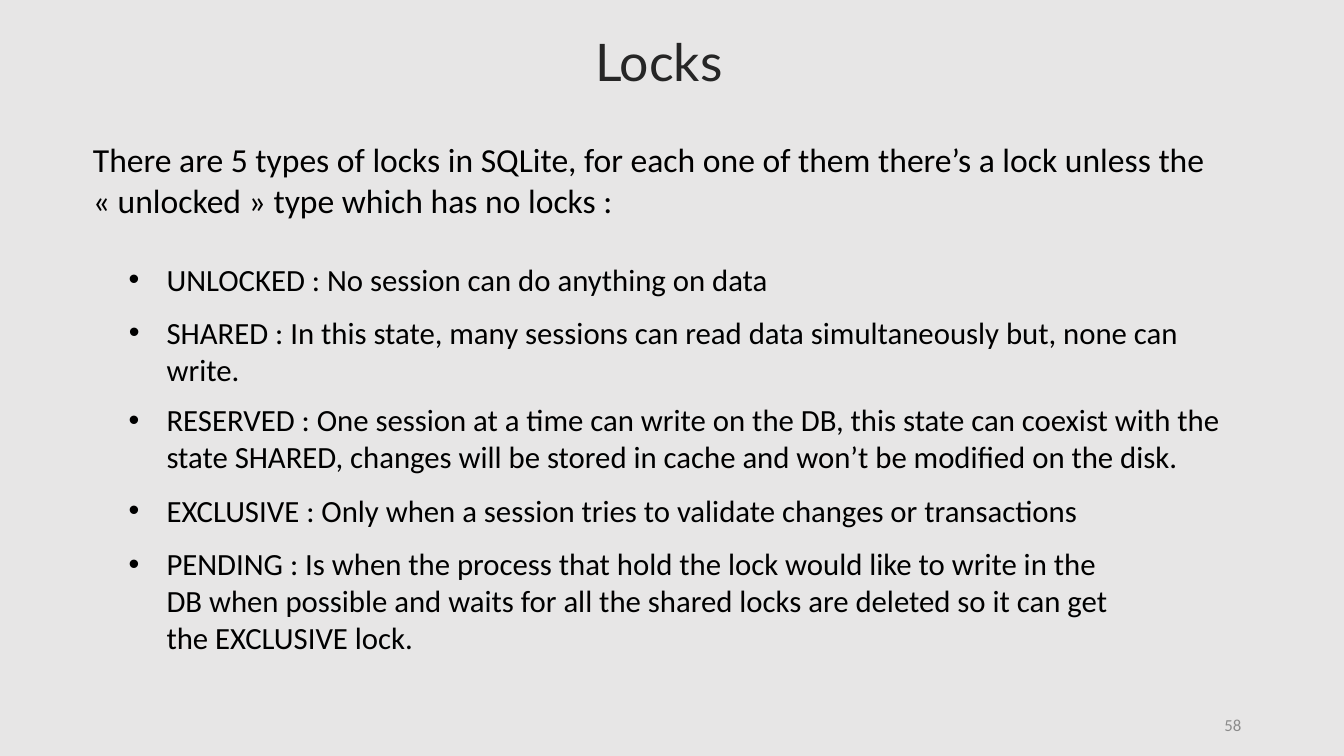
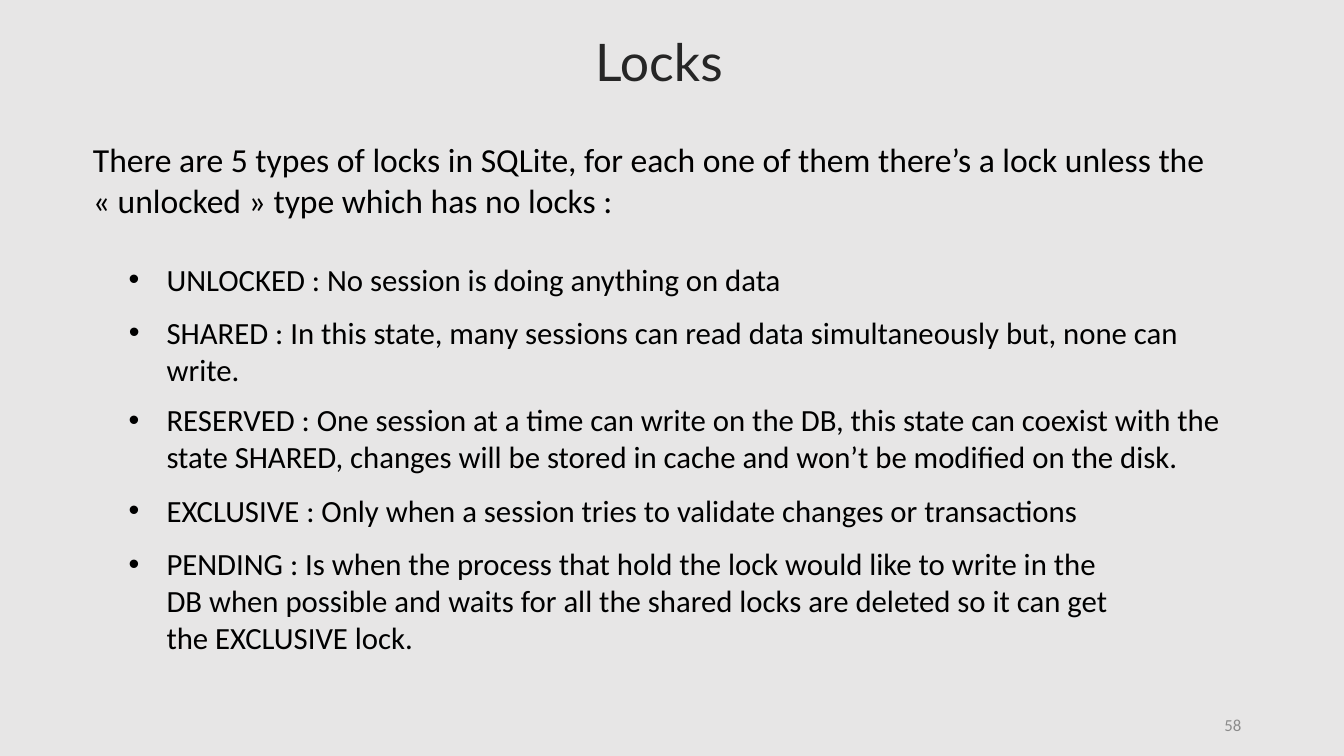
Before and after one commit to lahcenrahlaoui/Wingardium_Leviosaaaa, a slide deck: slide 58 of Presentation-projet-SQLite [Autosaved].pptx. Drawn at 1344x756 pixels with LibreOffice and Linux fonts; fonts in the diff are those of the drawing. Boxes give left, top, right and bottom in pixels: in the first picture for what was removed or moved away, otherwise in the second. Text is boxed around its words. In the diff, an @@ line names an element or a change of style, - is before the commit and + after.

```diff
--- a/Presentation-projet-SQLite [Autosaved].pptx
+++ b/Presentation-projet-SQLite [Autosaved].pptx
@@ text at box(167, 269, 780, 297): text changed @@
-• UNLOCKED : No session can do anything on data
+• UNLOCKED : No session is doing anything on data
```
Also in this commit, not shown: 1 other slide changed.
